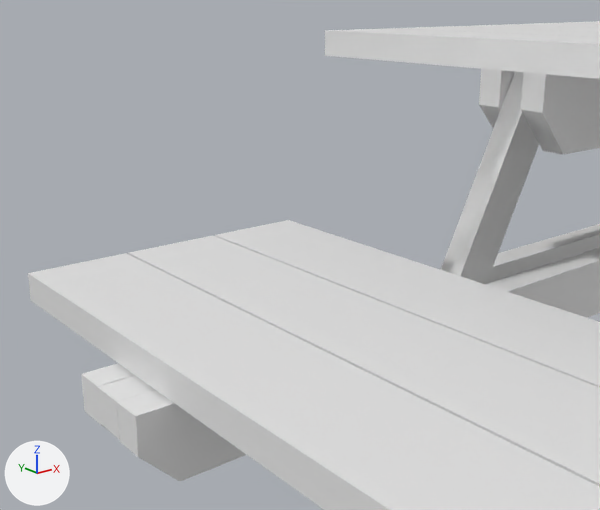
The Blender file blender/Objet_cour/table/table.blend as it was, and as the next commit left it.
Before and after are seen from a 50 mm lens placed at (-3.84, -1.52, -0.85), pointed at (-1.87, 0.94, -1.84). The lights are fixed; the arrows at lower left show +X, +Y and +Z.

Names of what the first picture shows: 'Cube.002', 'Cube.004', 'Pieds 3.001', 'haut table', 'popotin.001', 'support table2', 'table'.
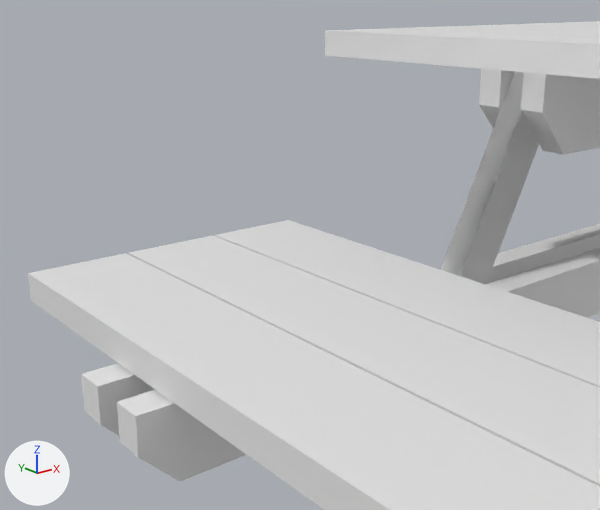
The edits, one by one:
In object 'haut table' (ob_haut_table), parent is no longer ob_table.
In object 'haut table' (ob_haut_table), matrix_parent_inverse is no longer Matrix(((3.963, 0.0, 0.0, 9.465), (0.0, 12.74, 0.0, -14.58), (0.0, 0.0, 12.65, 29.91), (0.0, 0.0, 0.0, 1.0))).
In object 'support table2' (ob_support_table2), parent is no longer ob_table.
In object 'support table2' (ob_support_table2), matrix_parent_inverse is no longer Matrix(((3.963, 0.0, 0.0, 9.465), (0.0, 12.74, 0.0, -14.58), (0.0, 0.0, 12.65, 29.91), (0.0, 0.0, 0.0, 1.0))).
In object 'support table1' (ob_support_table1), parent is no longer ob_table.
In object 'Pieds 3.001' (ob_pieds_3_001), parent is no longer ob_table.
In object 'Pieds 3.001' (ob_pieds_3_001), matrix_parent_inverse is no longer Matrix(((3.963, 0.0, 0.0, 9.465), (0.0, 12.74, 0.0, -14.58), (0.0, 0.0, 12.65, 29.91), (0.0, 0.0, 0.0, 1.0))).
In object 'Pieds 3.003' (ob_pieds_3_003), parent is no longer ob_table.
In object 'Pieds 3.002' (ob_pieds_3_002), parent is no longer ob_table.
In object 'Pieds 3.004' (ob_pieds_3_004), parent is no longer ob_table.
In object 'Pieds 3.004' (ob_pieds_3_004), matrix_parent_inverse is no longer Matrix(((3.963, 0.0, 0.0, 9.465), (0.0, 12.74, 0.0, -14.58), (0.0, 0.0, 12.65, 29.91), (0.0, 0.0, 0.0, 1.0))).
In object 'Pieds 3.005' (ob_pieds_3_005), parent is no longer ob_table.
In object 'Pieds 3.006' (ob_pieds_3_006), parent is no longer ob_table.
In object 'Pieds 3.007' (ob_pieds_3_007), parent is no longer ob_table.
In object 'popotin' (ob_popotin), parent is no longer ob_table.
In object 'popotin.001' (ob_popotin_001), parent is no longer ob_table.
In object 'popotin.001' (ob_popotin_001), matrix_parent_inverse is no longer Matrix(((3.963, 0.0, 0.0, 9.465), (0.0, 12.74, 0.0, -14.58), (0.0, 0.0, 12.65, 29.91), (0.0, 0.0, 0.0, 1.0))).
In object 'Cube.004' (ob_cube_004), parent is no longer ob_table.
In object 'Cube.004' (ob_cube_004), matrix_parent_inverse is no longer Matrix(((3.963, 0.0, 0.0, 9.465), (0.0, 12.74, 0.0, -14.58), (0.0, 0.0, 12.65, 29.91), (0.0, 0.0, 0.0, 1.0))).
In object 'Cube.001' (ob_cube_001), parent is no longer ob_table.
In object 'Cube.002' (ob_cube_002), parent is no longer ob_table.
In object 'Cube.002' (ob_cube_002), matrix_parent_inverse is no longer Matrix(((3.963, 0.0, 0.0, 9.465), (0.0, 12.74, 0.0, -14.58), (0.0, 0.0, 12.65, 29.91), (0.0, 0.0, 0.0, 1.0))).
In object 'Cube.003' (ob_cube_003), parent is no longer ob_table.
In object 'Cube' (ob_cube), parent is no longer ob_table.
Object 'table' (ob_table) is deleted.
In object 'Cube.006' (ob_cube_006), parent is no longer ob_table.
In object 'Cube.007' (ob_cube_007), parent is no longer ob_table.
In object 'Cube.008' (ob_cube_008), parent is no longer ob_table.

Where the change shows, as pixel boxes (x1, y1, x2, y2) in the pictures (600 x 510 px):
'popotin.001', moved: (28, 220, 600, 510) in both
'haut table', moved: (325, 21, 600, 79) in both
'Cube.004', moved: (117, 248, 600, 481) in both
'Pieds 3.001', moved (not visible afterwards): before (441, 72, 539, 284)
'Pieds 3.004', moved (not visible before): after (441, 72, 539, 284)
'support table2', moved: (479, 69, 600, 155) in both
'Cube.002', moved: before (81, 224, 600, 427); after (81, 224, 600, 436)
'table', deleted: before (98, 375, 155, 440)
